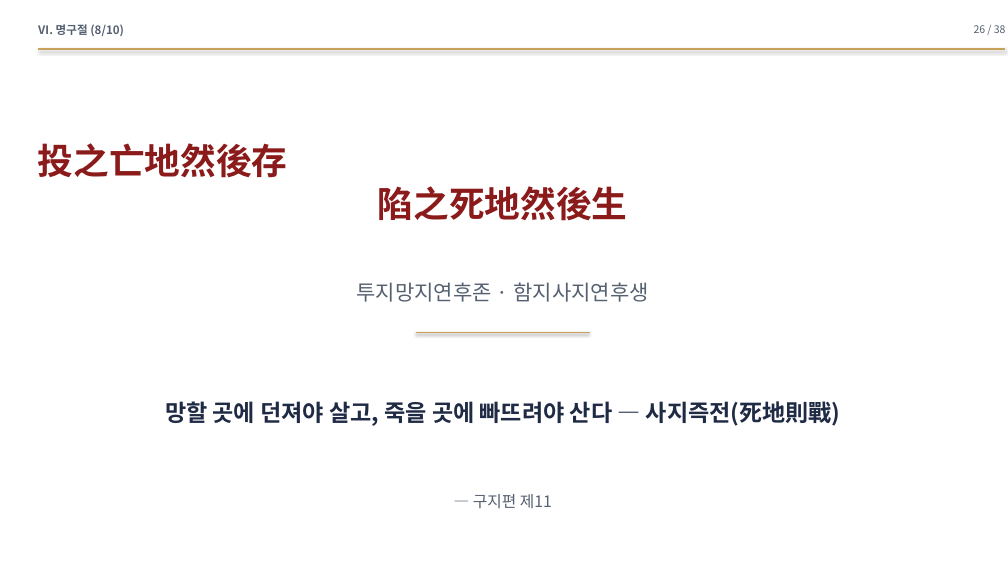
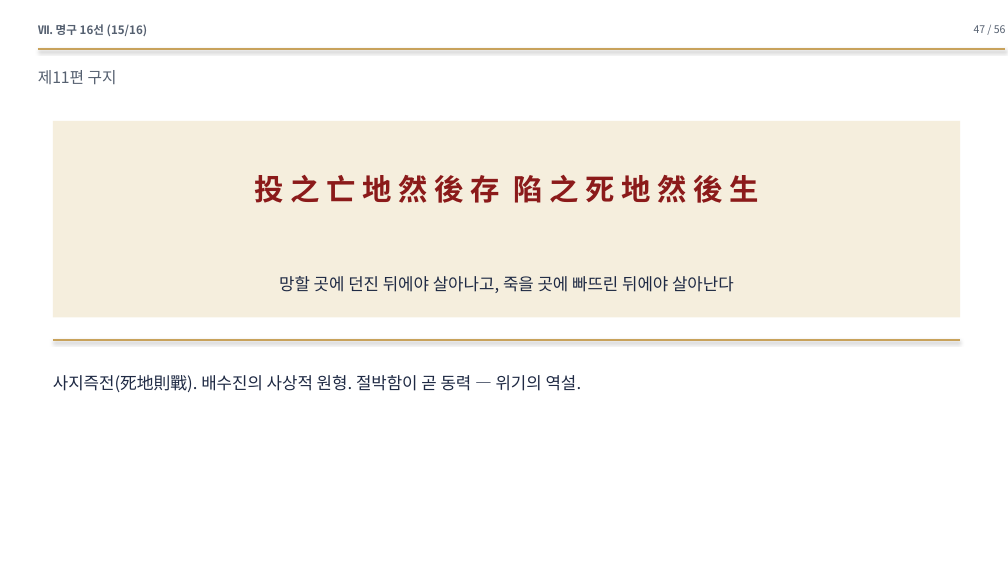
Before and after one commit to hpark1947/Oriental-Classics2, a slide deck: slide 47 of 발표자료/손자병법_발표자료.pptx (slide 26 before the commit). Drawn at 1008x567 pixels with LibreOffice and Linux fonts; fonts in the diff are those of the drawing. Boxes give left, top, right and bottom in pixels: in the first picture for what was removed or moved away, otherwise in the second. Text is boxed around its words. In the diff, an @@ line names an element or a change of style, - is before the commit and + after.

```diff
--- a/발표자료/손자병법_발표자료.pptx
+++ b/발표자료/손자병법_발표자료.pptx
@@ text at [38,24,148,36]: text changed @@
-Ⅵ. 명구절 (8/10)
+Ⅶ. 명구 16선 (15/16)
@@ text at [974,25,1006,33]: text changed @@
-26 / 38
+47 / 56
@@ text added at [38,70,117,85], 15 pt, text #556070 @@
+제11편 구지
@@ rectangle added at [53,121,960,318], fill #F5EEDD @@
@@ text at [254,175,758,203]: text changed; size 34 to 28 pt @@
-投之亡地然後存
-陷之死地然後生
+投 之 亡 地 然 後 存 陷 之 死 地 然 後 生
@@ text at [279,276,734,293]: text changed; size 22 to 16 pt; bold off @@
-망할 곳에 던져야 살고, 죽을 곳에 빠뜨려야 산다 — 사지즉전(死地則戰)
+망할 곳에 던진 뒤에야 살아나고, 죽을 곳에 빠뜨린 뒤에야 살아난다
@@ text removed at [357,282,648,302] @@
-투지망지연후존 · 함지사지연후생
@@ line added from (53, 340) to (960, 340), #C8A25B 2 pt @@
@@ line removed from (416, 333) to (590, 333) @@
@@ text added at [53,375,582,392], 16 pt, text #1F2A44 @@
+사지즉전(死地則戰). 배수진의 사상적 원형. 절박함이 곧 동력 — 위기의 역설.
@@ text removed at [473,494,552,508] @@
-— 구지편 제11
```
Also in this commit, not shown: 7 other slides changed, 48 slides added, 30 slides removed, 1 other file.
